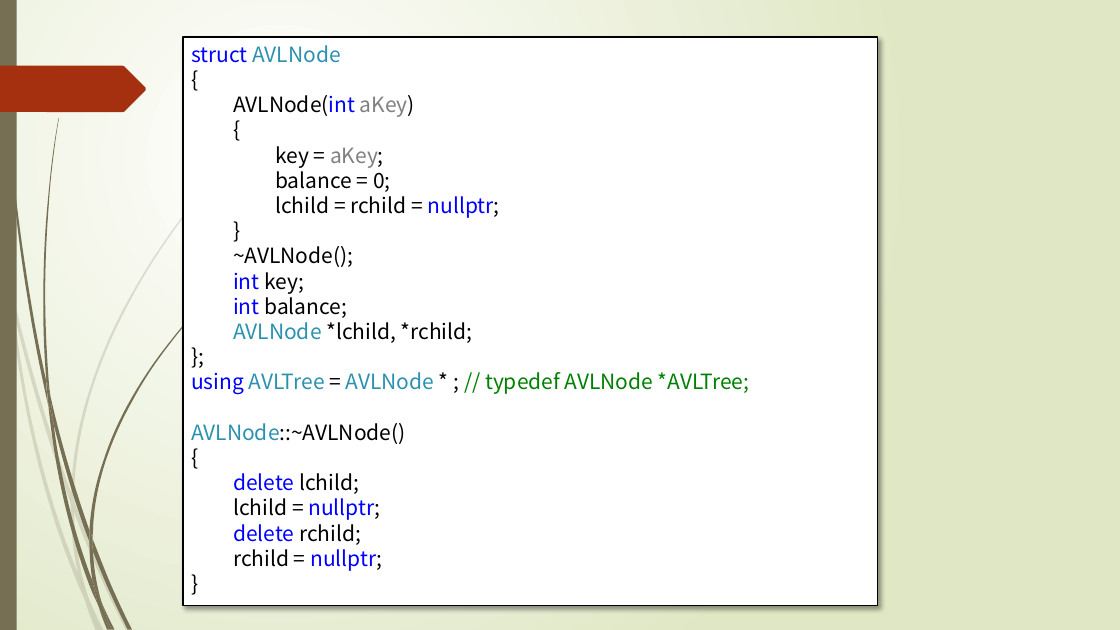
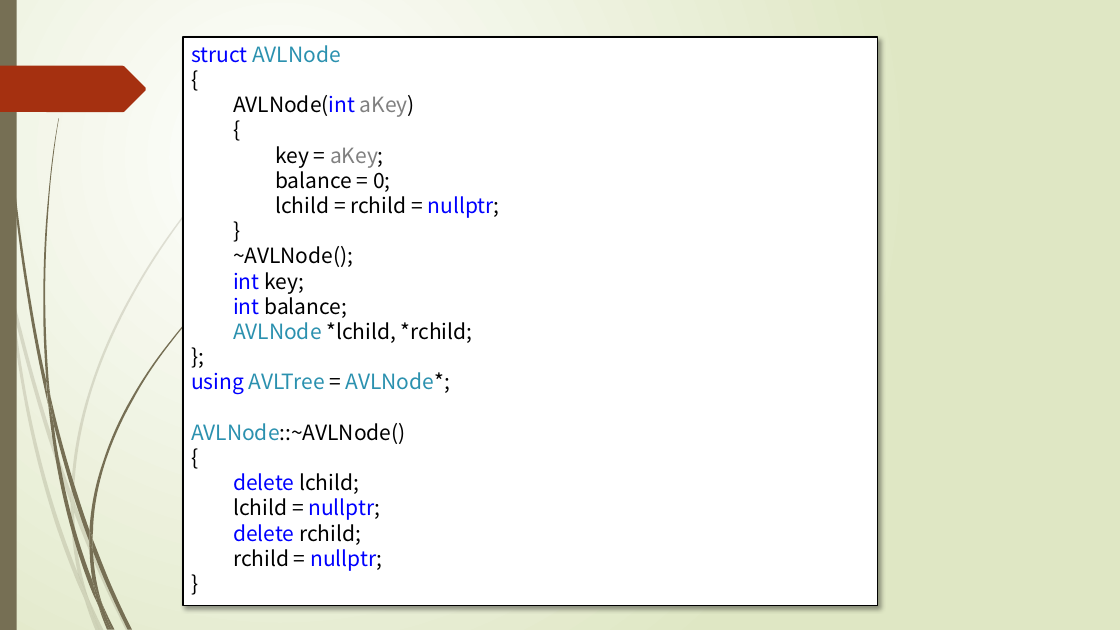
Before and after one commit to TeacherPeng/Datastruct, a slide deck: slide 33 of 教案/第08章 集合与查找.pptx. Drawn at 1120x630 pixels with LibreOffice and Linux fonts; fonts in the diff are those of the drawing. Boxes give left, top, right and bottom in pixels: in the first picture for what was removed or moved away, otherwise in the second. Text is boxed around its words. In the diff, an @@ line names an element or a change of style, - is before the commit and + after.

Commit message:
Replace typedef with using.

```diff
--- a/教案/第08章 集合与查找.pptx
+++ b/教案/第08章 集合与查找.pptx
@@ text in rectangle at [191,372,450,395]: text changed; text colour #008000 to #2B91AF @@
-using AVLTree = AVLNode * ; // typedef AVLNode *AVLTree;
+using AVLTree = AVLNode*;
```
Also in this commit, not shown: 2 other slides changed, 5 other files.
